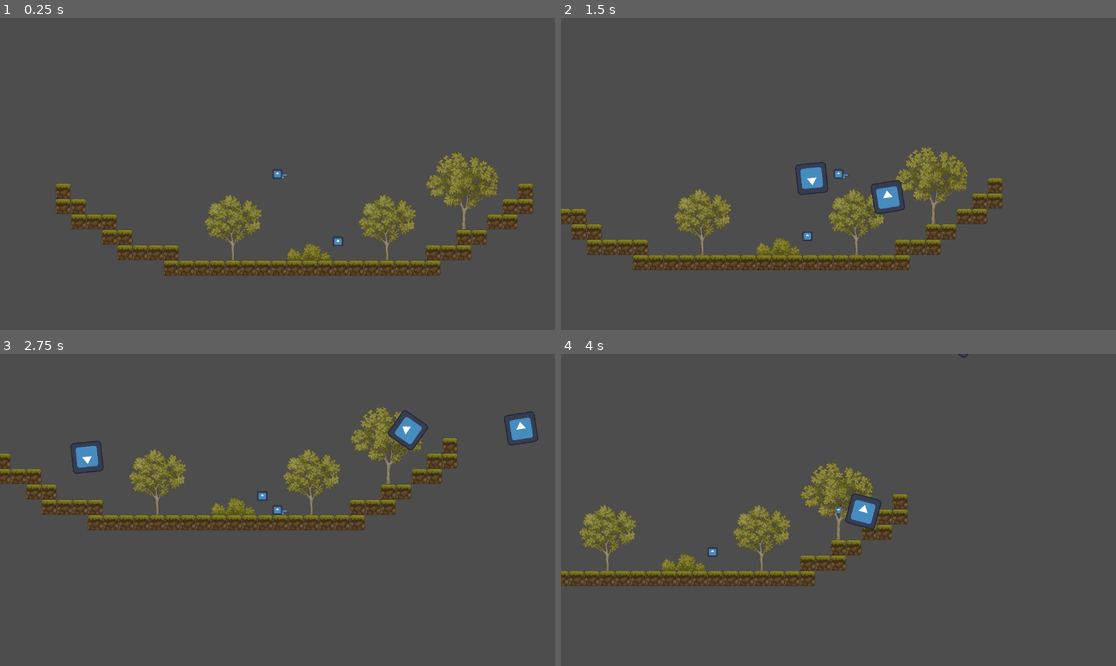
Above: before the commit, frames 1-4 (two rows, left to right).
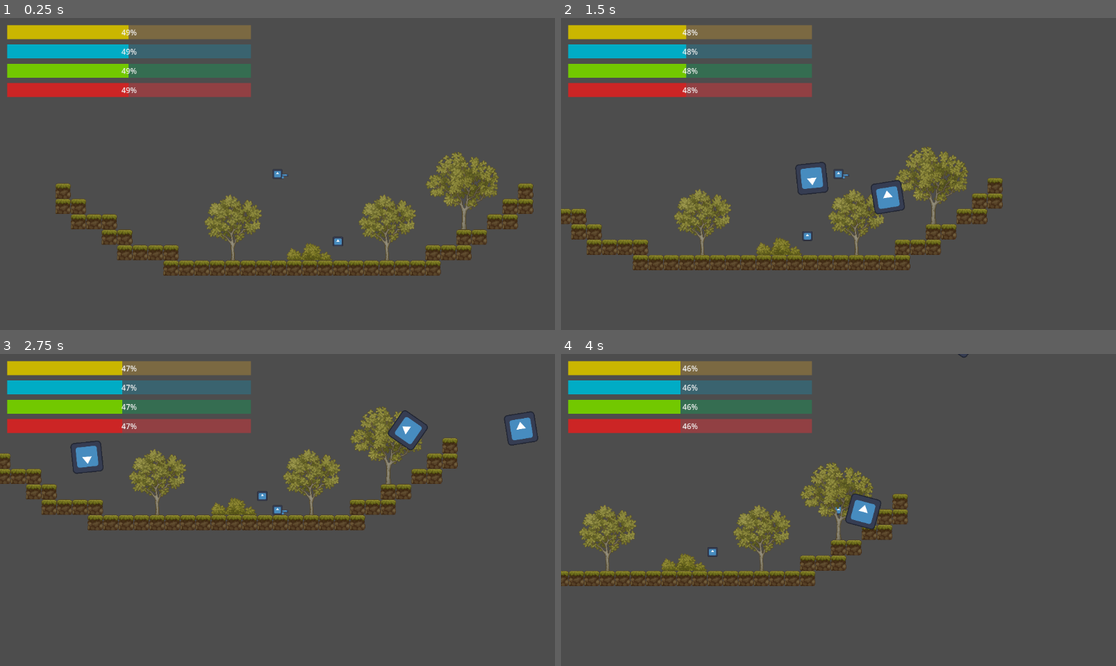
Above: after the commit, the same moments.

Repository: mathkimchi/PeddieHacks2025
Game: Godot game, scene res://Scenes/test_world.tscn
The game is run twice, just before and just after one commit, with the same random seed, the same clock (stepped at 60 frames per second) and the same inputs. The engine's default icon, where the game draws it, is replaced by a stand-in: a white triangle on a blue panel in a dark square.
Inputs (mouse positions are in pixels of both pictures, inside the frame that each line leads up to):
- Up to frame 1 (0.25 s): no input
- Up to frame 2 (1.5 s): move the mouse to (960, 158) at 0.52 s; press the mouse at (960, 158) at 0.53 s; hold D (ui_right) from 0.53 s (still down); tap W (ui_up) at 0.77 s; move the mouse to (727, 189) at 1.27 s; release the mouse at (727, 189) at 1.28 s; click (727, 189) at 1.35 s
- Up to frame 3 (2.75 s): tap W (ui_up) at 1.52 s; move the mouse to (333, 441) at 2.02 s; release D (ui_right) at 2.03 s; press the mouse at (333, 441) at 2.03 s; hold A (ui_left) from 2.03 s (still down)
- Up to frame 4 (4 s): move the mouse to (810, 572) at 2.77 s; release A (ui_left) at 2.78 s; release the mouse at (810, 572) at 2.78 s; hold D (ui_right) from 2.78 s (still down); click (810, 572) at 2.85 s; tap W (ui_up) at 3.02, 3.77 s; move the mouse to (1005, 556) at 3.52 s; press the mouse at (1005, 556) at 3.53 s

The runs differ from the first frame. In frame 1, 8.0% of the frame differs, in the area x 1-46%, y 2-26%; in frame 2, 8.0%; in frame 3, 8.0%; in frame 4, 8.0%.

Commit message:
nutrient values & bars

Diff:
--- a/Scenes/food/abstract_food.gd
+++ b/Scenes/food/abstract_food.gd
@@ -1,7 +1,7 @@
 class_name AbstractFood
 extends Area2D
 
-enum FoodGroup { GRAIN, FRUIT, VEGETABLE, MEAT }
+enum FoodGroup { GRAIN, FRUIT, VEGETABLE, PROTEIN }
 
 static var group_name = "food"
 
--- a/Scenes/player/player.gd
+++ b/Scenes/player/player.gd
@@ -1,9 +1,16 @@
+class_name Player
 extends CharacterBody2D
 
 # define world constants
 @export var speed = 200
 @export var gravity = -800
 @export var jump = 500
+
+@export var max_nutrient = 100
+@export var low_threshold = 30 # when a nutrient is below the low_threshold, there will be a penalty
+@export var nutrient_decay = 1 # how much each nutrient decreases per second
+
+var nutrients = [50, 50, 50, 50] # corresponds to grain, fruit, veggie, protein respectively
 
 # Called when the node enters the scene tree for the first time.
 func _ready() -> void:
@@ -25,5 +32,13 @@
 	move_and_slide()
 	# <<< Movement Logic <<<
 
+	# >>> Food Logic >>>
+	for i in len(nutrients):
+		nutrients[i] -= delta * nutrient_decay
+
+	print("Nutrients: %s" % [nutrients])
+	# <<< Food Logic <<<
+
 func eat(food_group: AbstractFood.FoodGroup, nutritional_value: float):
-	print("Fed %s %s" % [food_group, nutritional_value])
+	print("Ate %s %s" % [food_group, nutritional_value])
+	nutrients[food_group] += nutritional_value
--- a/Scenes/test_world.tscn
+++ b/Scenes/test_world.tscn
@@ -1,17 +1,15 @@
-[gd_scene load_steps=5 format=4 uid="uid://diqu2n8vqpaqk"]
+[gd_scene load_steps=6 format=4 uid="uid://diqu2n8vqpaqk"]
 
 [ext_resource type="PackedScene" uid="uid://l7r7487qly7a" path="res://Scenes/player/player.tscn" id="1_707cn"]
 [ext_resource type="TileSet" uid="uid://dj7hgi2dqn0k4" path="res://Assets/Tilesets/Ground_Tileset.tres" id="2_mq1bj"]
 [ext_resource type="TileSet" uid="uid://btlysacor72at" path="res://Assets/Tilesets/Props_Tileset.tres" id="3_iwv7r"]
 [ext_resource type="PackedScene" uid="uid://bh27lljtl7s5o" path="res://Scenes/food/apple.tscn" id="4_mq1bj"]
+[ext_resource type="PackedScene" uid="uid://defkjqcrsx5a8" path="res://Scenes/ui/main_hud.tscn" id="5_iwv7r"]
 
 [node name="World" type="Node2D"]
 
 [node name="Player" parent="." instance=ExtResource("1_707cn")]
 position = Vector2(301, 178)
-speed = 200
-gravity = -800
-jump = 500
 
 [node name="TileMap" type="Node2D" parent="."]
 
@@ -25,3 +23,5 @@
 
 [node name="Apple" parent="." instance=ExtResource("4_mq1bj")]
 position = Vector2(426, 345)
+
+[node name="MainHud" parent="." instance=ExtResource("5_iwv7r")]
--- /dev/null
+++ b/Scenes/ui/main_hud.gd
@@ -0,0 +1,14 @@
+extends CanvasLayer
+
+# NOTE: can't call `get_node` statically so we must call it once everything is ready, thus the `@onready`
+@onready
+var player: Player = get_node("/root/World/Player")
+
+func _ready() -> void:
+	get_node("%GrainBar").max_value = player.max_nutrient
+
+func _process(delta: float) -> void:
+	get_node("%GrainBar").value = player.nutrients[AbstractFood.FoodGroup.GRAIN]
+	get_node("%FruitBar").value = player.nutrients[AbstractFood.FoodGroup.FRUIT]
+	get_node("%VegetableBar").value = player.nutrients[AbstractFood.FoodGroup.VEGETABLE]
+	get_node("%ProteinBar").value = player.nutrients[AbstractFood.FoodGroup.PROTEIN]
--- /dev/null
+++ b/Scenes/ui/main_hud.tscn
@@ -0,0 +1,70 @@
+[gd_scene load_steps=10 format=3 uid="uid://defkjqcrsx5a8"]
+
+[ext_resource type="Script" uid="uid://borhdrpp86hhs" path="res://Scenes/ui/main_hud.gd" id="1_3ohsm"]
+
+[sub_resource type="StyleBoxFlat" id="StyleBoxFlat_3ohsm"]
+bg_color = Color(0.760784, 0.584314, 0.192157, 0.4)
+
+[sub_resource type="StyleBoxFlat" id="StyleBoxFlat_xfhgk"]
+bg_color = Color(0.790616, 0.712387, 0, 1)
+
+[sub_resource type="StyleBoxFlat" id="StyleBoxFlat_4q5fk"]
+bg_color = Color(4.33177e-06, 0.660679, 0.841436, 0.247059)
+
+[sub_resource type="StyleBoxFlat" id="StyleBoxFlat_htb6i"]
+bg_color = Color(1.44392e-06, 0.673055, 0.773692, 1)
+
+[sub_resource type="StyleBoxFlat" id="StyleBoxFlat_smger"]
+bg_color = Color(0, 0.717647, 0.352941, 0.309804)
+
+[sub_resource type="StyleBoxFlat" id="StyleBoxFlat_vhlwc"]
+bg_color = Color(0.44562, 0.783306, 0, 1)
+
+[sub_resource type="StyleBoxFlat" id="StyleBoxFlat_t5p8k"]
+bg_color = Color(1, 0.176471, 0.2, 0.384314)
+
+[sub_resource type="StyleBoxFlat" id="StyleBoxFlat_eirx7"]
+bg_color = Color(0.8, 0.145098, 0.145098, 1)
+
+[node name="MainHud" type="CanvasLayer"]
+script = ExtResource("1_3ohsm")
+
+[node name="GrainBar" type="ProgressBar" parent="."]
+unique_name_in_owner = true
+offset_left = 15.0
+offset_top = 15.0
+offset_right = 521.0
+offset_bottom = 44.0
+theme_override_styles/background = SubResource("StyleBoxFlat_3ohsm")
+theme_override_styles/fill = SubResource("StyleBoxFlat_xfhgk")
+value = 50.0
+
+[node name="FruitBar" type="ProgressBar" parent="."]
+unique_name_in_owner = true
+offset_left = 15.0
+offset_top = 55.0
+offset_right = 521.0
+offset_bottom = 84.0
+theme_override_styles/background = SubResource("StyleBoxFlat_4q5fk")
+theme_override_styles/fill = SubResource("StyleBoxFlat_htb6i")
+value = 50.0
+
+[node name="VegetableBar" type="ProgressBar" parent="."]
+unique_name_in_owner = true
+offset_left = 15.0
+offset_top = 95.0
+offset_right = 521.0
+offset_bottom = 124.0
+theme_override_styles/background = SubResource("StyleBoxFlat_smger")
+theme_override_styles/fill = SubResource("StyleBoxFlat_vhlwc")
+value = 50.0
+
+[node name="ProteinBar" type="ProgressBar" parent="."]
+unique_name_in_owner = true
+offset_left = 15.0
+offset_top = 135.0
+offset_right = 521.0
+offset_bottom = 164.0
+theme_override_styles/background = SubResource("StyleBoxFlat_t5p8k")
+theme_override_styles/fill = SubResource("StyleBoxFlat_eirx7")
+value = 50.0
Not shown, added: Scenes/ui/main_hud.gd.uid
